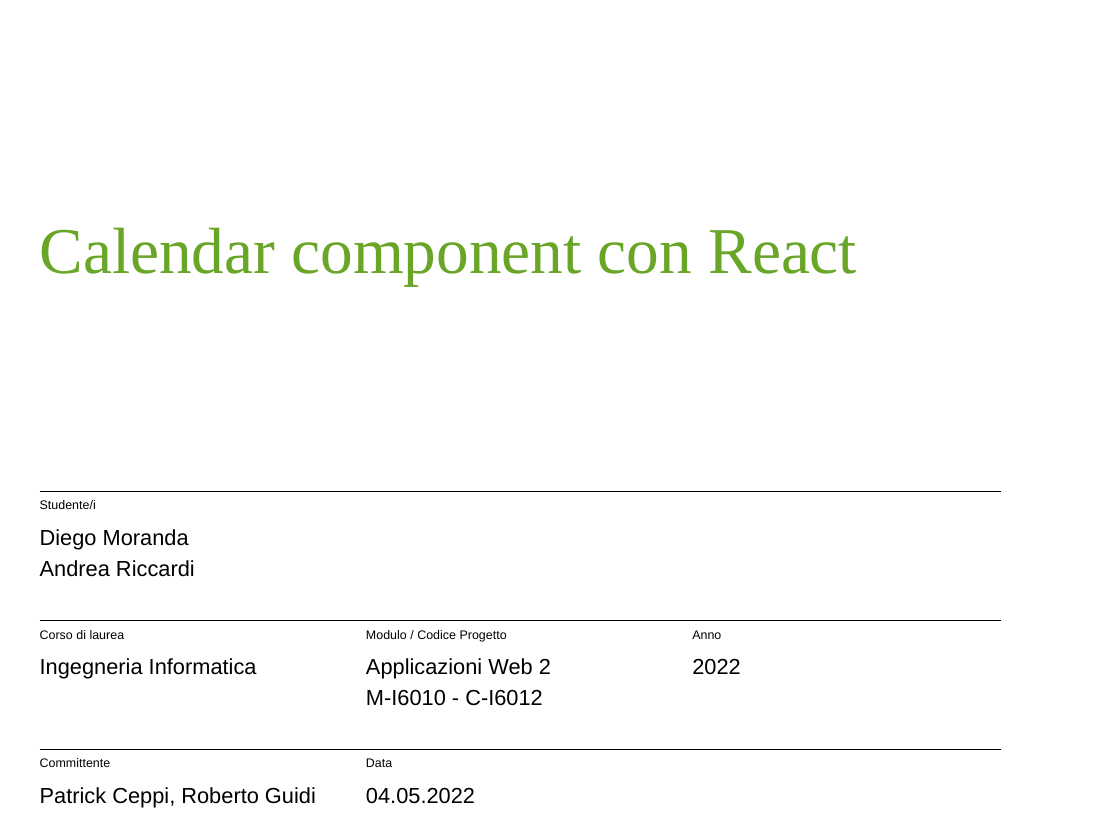
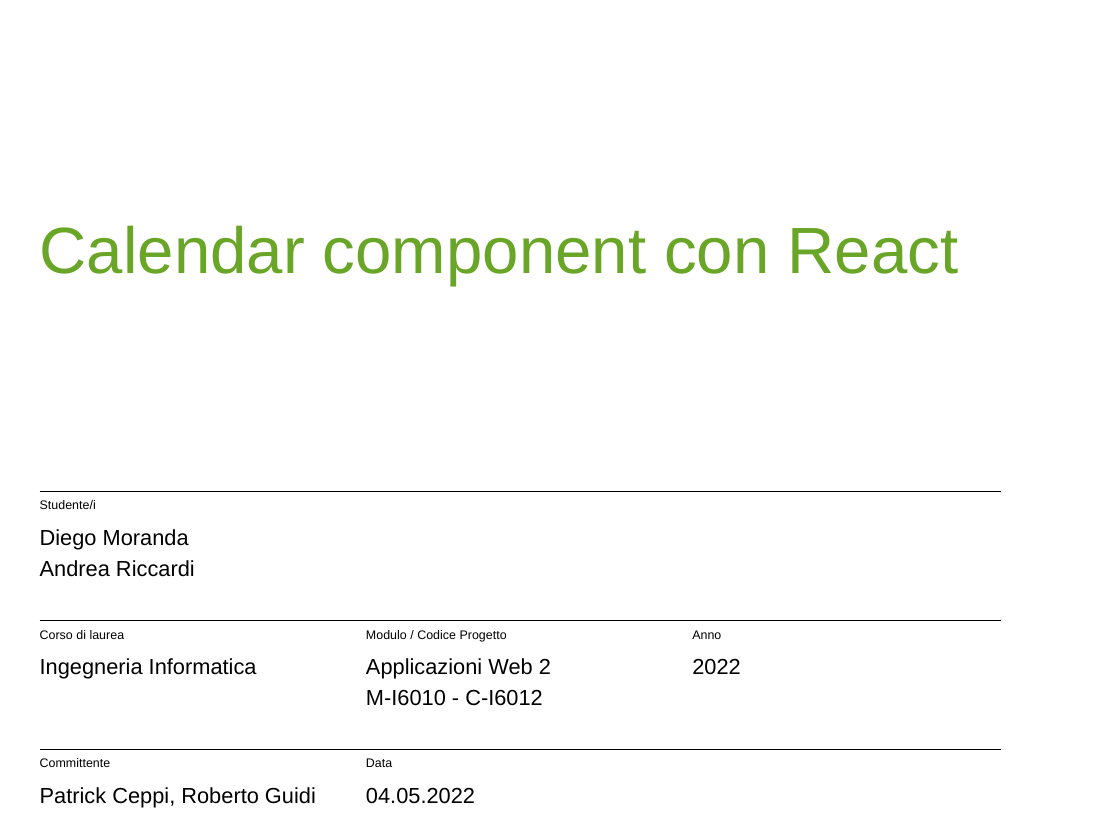
Before and after one commit to AndreaBForce/ReactCalendarComponent, a slide deck: slide 1 of Gr01_React_MorandaRiccardi.pptx. Drawn at 1120x840 pixels with LibreOffice and Linux fonts; fonts in the diff are those of the drawing; background and template pictures are left out. Boxes give left, top, right and bottom in pixels: in the first picture for what was removed or moved away, otherwise in the second. Text is boxed around its words. In the diff, an @@ line names an element or a change of style, - is before the commit and + after.

```diff
--- a/Gr01_React_MorandaRiccardi.pptx
+++ b/Gr01_React_MorandaRiccardi.pptx
@@ title "Calendar component con React" at box(40, 225, 959, 286): font Times New Roman to Arial @@
```
Also in this commit, not shown: 1 other slide changed, 12 other files.
